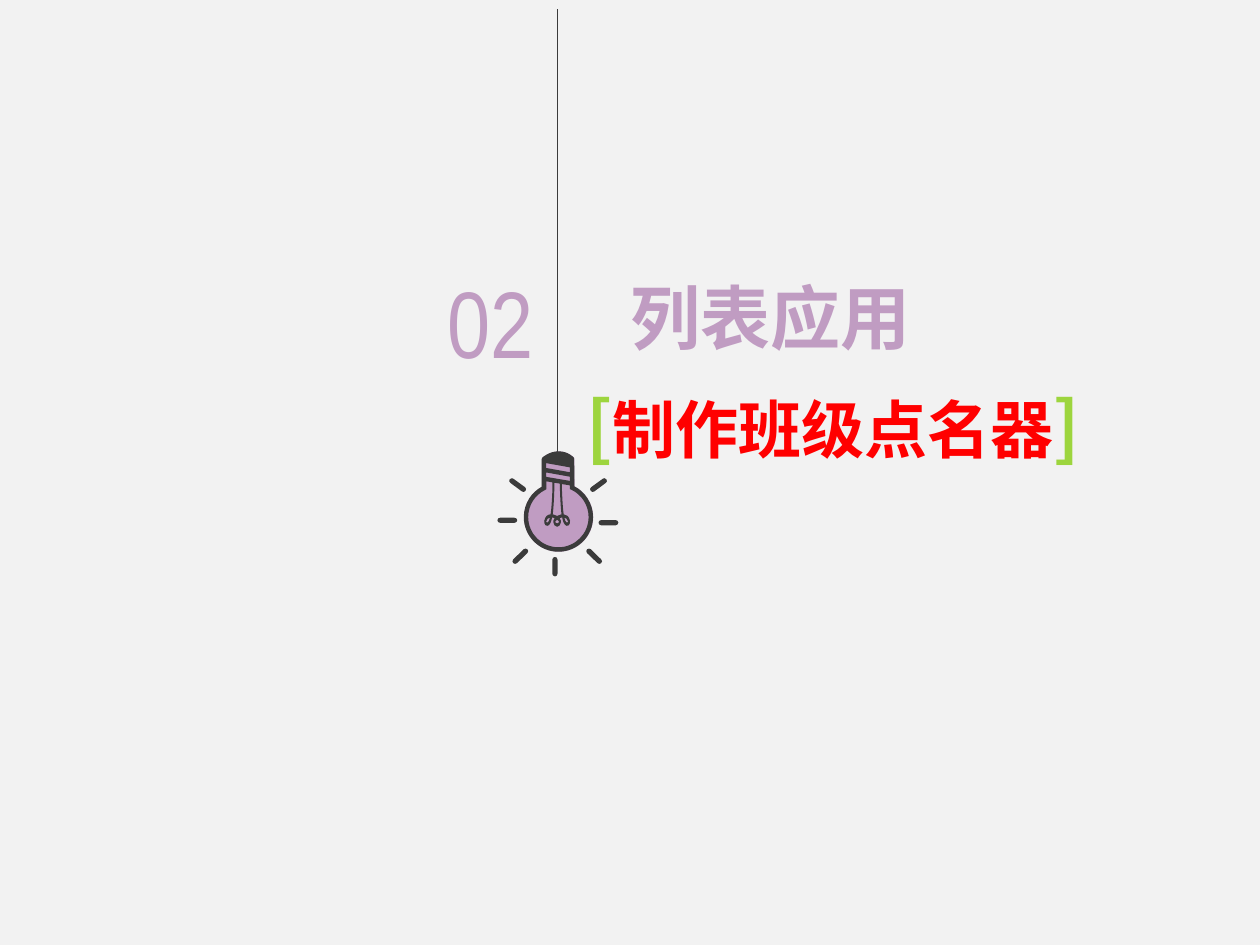
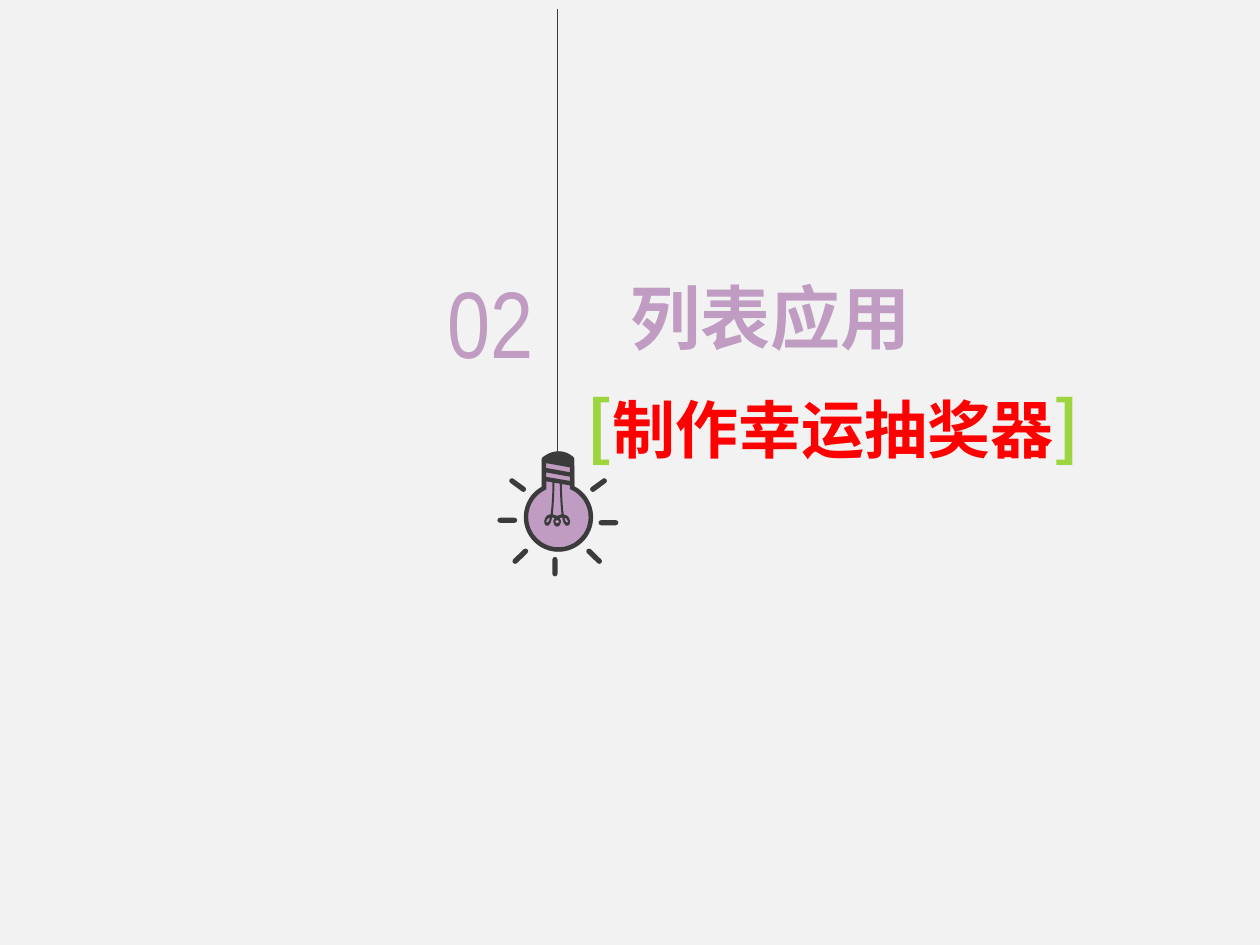
Before and after one commit to hongm32/2020design, a slide deck: slide 7 of 【第15-16课】数据与结构/【第15课】列表及其综合应用.pptx. Drawn at 1260x945 pixels with LibreOffice and Linux fonts; fonts in the diff are those of the drawing. Boxes give left, top, right and bottom in pixels: in the first picture for what was removed or moved away, otherwise in the second. Text is boxed around its words. In the diff, an @@ line names an element or a change of style, - is before the commit and + after.

```diff
--- a/【第15-16课】数据与结构/【第15课】列表及其综合应用.pptx
+++ b/【第15-16课】数据与结构/【第15课】列表及其综合应用.pptx
@@ text at [613, 399, 1054, 459]: text changed @@
-[制作班级点名器]
+[制作幸运抽奖器]
```
Also in this commit, not shown: 2 other slides changed, 32 other files.
